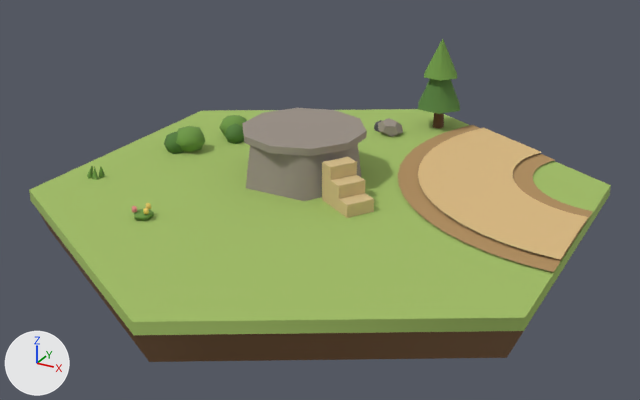
The glTF model assets/tiles/tile_sentryBend.glb as it was, and as the next commit left it.
The view is the same before and after, from a camera (50 mm lens) standing at (1.351, -2.47, 1.187) and looking at (0.022, -0.053, -0.022). The lights are fixed; the arrows at lower left show +X, +Y and +Z. The older version comes first. Where no turn or scale is listed for an object, it has been applied to the vertices. Vertices at exactly the same position are counted once.

The first picture shows 'deco_bush_0_a', 'deco_bush_5_a', 'deco_bush_5_b', 'deco_flowers_1_leaf', 'deco_stone_2_a', 'deco_tree_3_crown', 'deco_tree_3_crown_b', 'deco_tree_3_trunk', 'deco_tuft_4_0', 'ground', 'ground_soil', 'road_surface_0', 'road_verge_0', 'tower_slot_1_plate', 'tower_slot_1_podest', 'tower_slot_1_step_0', 'tower_slot_1_step_1', 'tower_slot_1_step_2' and 3 more.
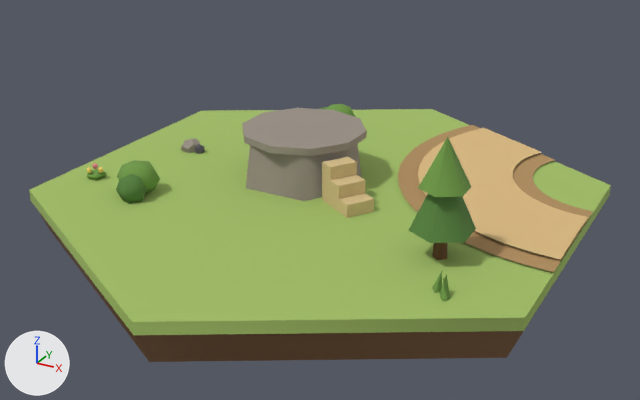
Where the newer file only moved an object's origin or applied its transform, the numbers keep the older frame.

Location of each change, (x1, y1, x2, y2) in pixels of the pictures (640 x 400 px):
'deco_tree_3_crown', moved, turned, rescaled
    before: (418, 79, 460, 114)
    after: (409, 194, 476, 243)
'deco_tree_3_crown_b', moved, turned, rescaled
    before: (424, 39, 457, 81)
    after: (418, 137, 471, 197)
'deco_bush_5_a', reshaped (47% wider, 30% taller)
    before: (176, 126, 205, 152)
    after: (117, 160, 160, 194)
'deco_bush_5_b', reshaped (48% wider, 35% taller)
    before: (164, 132, 184, 154)
    after: (116, 174, 146, 204)
'deco_stone_2_a', moved, turned, rescaled
    before: (378, 118, 403, 137)
    after: (181, 138, 200, 153)
'deco_bush_0_a', reshaped
    before: (219, 115, 247, 136)
    after: (326, 104, 355, 117)
'deco_tree_3_trunk', reshaped
    before: (433, 113, 444, 128)
    after: (432, 243, 448, 260)
'deco_flowers_1_leaf', moved, turned, rescaled
    before: (134, 209, 154, 221)
    after: (87, 169, 106, 180)
'deco_tuft_4_0', moved, turned, rescaled
    before: (87, 166, 93, 179)
    after: (440, 278, 450, 300)

What changed in the scene script:
```text
Change me_mesh_9:
    remove me_mesh_9.from_pydata(...)  # 28 vertices, 36 faces; spans x -0.0564..0.0564, y -0.06..0.06, z -0.0485..0.0485
    add me_mesh_9.from_pydata(...)  # 28 vertices, 36 faces; spans x 0.2503..0.3751, y 0.2166..0.3564, z -0.0493..0.0627
    me_mesh_9 part 1: 28 of 28 vertices moved; they spanned x -0.0564..0.0564, y -0.06..0.06, z -0.0485..0.0485 and now span x 0.2503..0.3751, y 0.2166..0.3564, z -0.0493..0.0627; mean shift (0.3226, 0.2879, 0.0054)
Change me_mesh_11:
    remove me_mesh_11.from_pydata(...)  # 18 vertices, 20 faces; spans x -0.0329..0.0273, y -0.0316..0.031, z -0.0152..0.0152
    add me_mesh_11.from_pydata(...)  # 18 vertices, 20 faces; spans x -0.3959..-0.3324, y 0.16..0.2225, z -0.0155..0.0155
    me_mesh_11 part 2: the whole mesh is turned -85.7 degrees about the z axis through its middle and scaled by 1.02, then moved by (-0.3608, 0.1923, 0.0)
Change me_mesh_15:
    remove me_mesh_15.from_pydata(...)  # 20 vertices, 36 faces; spans x -0.0495..0.0495, y -0.0513..0.0513, z -0.0374..0.0374
    add me_mesh_15.from_pydata(...)  # 20 vertices, 36 faces; spans x -0.6263..-0.549, y -0.5733..-0.5036, z -0.0337..0.0209
    me_mesh_15 part 3: the whole mesh is turned -151.5 degrees about the z axis through its middle and scaled by 0.729, then moved by (-0.5877, -0.5385, -0.0064)
Change me_mesh_17:
    remove me_mesh_17.from_pydata(...)  # 14 vertices, 20 faces; spans x -0.0225..0.0231, y -0.02..0.024, z -0.0539..0.0539
    add me_mesh_17.from_pydata(...)  # 14 vertices, 20 faces; spans x 0.4193..0.465, y -1.103..-1.0591, z -0.0539..0.0548
    me_mesh_17 part 4: 14 of 14 vertices moved; they spanned x -0.0225..0.0231, y -0.02..0.024, z -0.0539..0.0539 and now span x 0.4193..0.465, y -1.103..-1.0591, z -0.0539..0.0548; mean shift (0.4439, -1.0796, 0.0004)
Change me_mesh_18:
    remove me_mesh_18.from_pydata(...)  # 9 vertices, 12 faces; spans x -0.096..0.096, y -0.09..0.09, z -0.108..0.108
    add me_mesh_18.from_pydata(...)  # 9 vertices, 12 faces; spans x 0.356..0.528, y -1.177..-0.981, z -0.107..0.11
    me_mesh_18 part 5: the whole mesh is turned 40.2 degrees about the z axis through its middle and scaled by 1.01, then moved by (0.442, -1.079, 0.002)
Change me_mesh_19:
    remove me_mesh_19.from_pydata(...)  # 9 vertices, 12 faces; spans x -0.075..0.075, y -0.07..0.07, z -0.076..0.076
    add me_mesh_19.from_pydata(...)  # 9 vertices, 12 faces; spans x 0.375..0.509, y -1.155..-1.003, z -0.074..0.078
    me_mesh_19 part 6: the whole mesh is turned 40.2 degrees about the z axis through its middle and scaled by 1.01, then moved by (0.442, -1.079, 0.002)
Change me_mesh_20:
    remove me_mesh_20.from_pydata(...)  # 6 vertices, 6 faces; spans x -0.0198..0.0064, y -0.0157..0.0081, z -0.0272..0.0237
    add me_mesh_20.from_pydata(...)  # 6 vertices, 6 faces; spans x 1.3926..1.4206, y -0.2174..-0.188, z -0.0277..0.0333
    me_mesh_20 part 7: the whole mesh is turned 100.5 degrees about the z axis through its middle and scaled by 1.2, then moved by (1.4148, -0.198, 0.0046)
Change me_mesh_23:
    remove me_mesh_23.from_pydata(...)  # 28 vertices, 36 faces; spans x -0.0633..0.0633, y -0.0606..0.0606, z -0.0515..0.0515
    add me_mesh_23.from_pydata(...)  # 28 vertices, 36 faces; spans x 0.0216..0.162, y -0.4888..-0.3393, z -0.0525..0.0684
    me_mesh_23 part 8: 28 of 28 vertices moved; they spanned x -0.0633..0.0633, y -0.0606..0.0606, z -0.0515..0.0515 and now span x 0.0216..0.162, y -0.4888..-0.3393, z -0.0525..0.0684; mean shift (0.0848, -0.4152, 0.0064)
Change me_mesh_24:
    remove me_mesh_24.from_pydata(...)  # 24 vertices, 30 faces; spans x -0.038..0.046, y -0.0441..0.0433, z -0.046..0.046
    add me_mesh_24.from_pydata(...)  # 24 vertices, 30 faces; spans x 0.1106..0.2093, y -0.4908..-0.3883, z -0.0484..0.0595
    me_mesh_24 part 9: 24 of 24 vertices moved; they spanned x -0.038..0.046, y -0.0441..0.0433, z -0.046..0.046 and now span x 0.1106..0.2093, y -0.4908..-0.3883, z -0.0484..0.0595; mean shift (0.1496, -0.4399, 0.0042)
```
